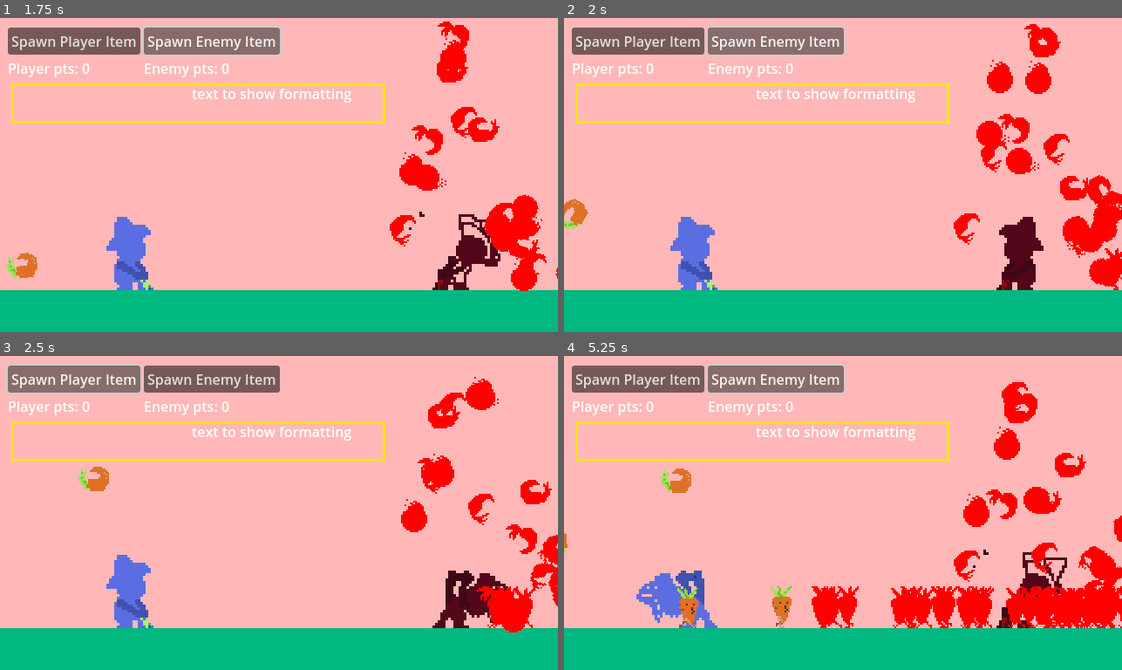
Above: before the commit, frames 1-4 (two rows, left to right).
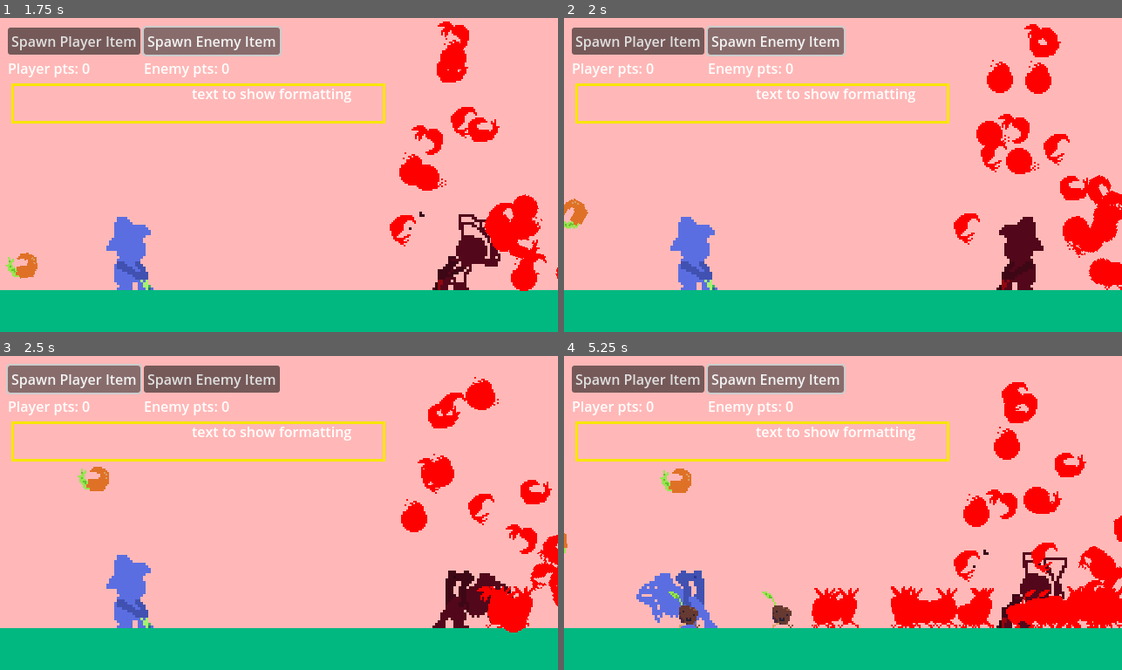
Above: after the commit, the same moments.

Repository: a3leong/farm-fiesta
Game: Godot game, scene res://main.tscn
The game is run twice, just before and just after one commit, with the same random seed, the same clock (stepped at 60 frames per second) and the same inputs.
Inputs:
- Up to frame 1 (1.75 s): click "Spawn Player Item" at 0.5 s; click "Spawn Enemy Item" at 1.25 s
- Up to frame 2 (2 s): no input
- Up to frame 3 (2.5 s): click "Spawn Player Item" at 2 s
- Up to frame 4 (5.25 s): click "Spawn Enemy Item" at 2.75 s; click "Spawn Player Item" at 3.5 s; click "Spawn Enemy Item" at 4.25 s; hold X (paper) from 5.03 s (still down)

Frame 1 is identical in both runs. In frame 2, 0.1% of the frame differs, in the area x 96-100%, y 73-87%; in frame 3, 0.1%; in frame 4, 2.2%, in the area x 18-100%, y 73-87%.

Commit message:
feat: different walking sprites based on rps needs refactor

Diff:
--- a/classes/Unit/unit_state_walking.gd
+++ b/classes/Unit/unit_state_walking.gd
@@ -8,12 +8,14 @@
 
 signal unit_collision
 
+# TODO: Make the Area2D new scenes with interchangibility
+
 # System called on script init
 func _init():
 	set_as_inactive_state()
 
 # Dev called init function
-func init(init_owner, init_type):
+func init(init_owner: UnitOwnerEnum.VALUES, init_type: UnitTypeEnum.VALUES):
 	unit_owner = init_owner
 	unit_type = init_type
 	$Area2D.init(unit_owner, init_type)
@@ -24,7 +26,7 @@
 
 func start_walk():
 	isWalking = true
-	$Area2D/AnimatedSprite2D.play("default")
+	_play_animation()
 
 func stop_walk():
 	isWalking = false
@@ -38,3 +40,13 @@
 func _on_area_2d_area_entered(area):
 	if unit_owner != area.unit_owner:
 		unit_collision.emit($Area2D, area)
+
+## Picks correct animation based on unit type
+func _play_animation():
+	match unit_type:
+		UnitTypeEnum.VALUES.ROCK:
+			$Area2D/AnimatedSprite2D.play("rock")
+		UnitTypeEnum.VALUES.PAPER:
+			$Area2D/AnimatedSprite2D.play("paper")
+		UnitTypeEnum.VALUES.SCISSORS:
+			$Area2D/AnimatedSprite2D.play("scissors")
--- a/classes/Unit/unit_state_walking.tscn
+++ b/classes/Unit/unit_state_walking.tscn
@@ -1,8 +1,42 @@
-[gd_scene load_steps=10 format=3 uid="uid://dhxr22ekp6ckp"]
+[gd_scene load_steps=20 format=3 uid="uid://dhxr22ekp6ckp"]
 
 [ext_resource type="Script" path="res://classes/Unit/unit_state_walking.gd" id="1_28cq0"]
 [ext_resource type="Script" path="res://classes/Unit/unit_state_walking_area2d.gd" id="2_q1oxw"]
 [ext_resource type="Texture2D" uid="uid://conmcqk5yptos" path="res://assets/sprite_sheets/farmer/scissors/walking.png" id="3_cwwsl"]
+[ext_resource type="Texture2D" uid="uid://ckws1vbadvs4c" path="res://assets/sprite_sheets/farmer/paper/walking.png" id="3_qmfxe"]
+[ext_resource type="Texture2D" uid="uid://c3wpppvogaxwf" path="res://assets/sprite_sheets/farmer/rock/walking.png" id="4_xltpt"]
+
+[sub_resource type="AtlasTexture" id="AtlasTexture_8ja7n"]
+atlas = ExtResource("3_qmfxe")
+region = Rect2(0, 0, 24, 24)
+
+[sub_resource type="AtlasTexture" id="AtlasTexture_ydr5s"]
+atlas = ExtResource("3_qmfxe")
+region = Rect2(24, 0, 24, 24)
+
+[sub_resource type="AtlasTexture" id="AtlasTexture_4fjap"]
+atlas = ExtResource("3_qmfxe")
+region = Rect2(48, 0, 24, 24)
+
+[sub_resource type="AtlasTexture" id="AtlasTexture_w2td3"]
+atlas = ExtResource("3_qmfxe")
+region = Rect2(72, 0, 24, 24)
+
+[sub_resource type="AtlasTexture" id="AtlasTexture_j8sn4"]
+atlas = ExtResource("4_xltpt")
+region = Rect2(0, 0, 24, 24)
+
+[sub_resource type="AtlasTexture" id="AtlasTexture_jsysm"]
+atlas = ExtResource("4_xltpt")
+region = Rect2(24, 0, 24, 24)
+
+[sub_resource type="AtlasTexture" id="AtlasTexture_5chmw"]
+atlas = ExtResource("4_xltpt")
+region = Rect2(48, 0, 24, 24)
+
+[sub_resource type="AtlasTexture" id="AtlasTexture_7070o"]
+atlas = ExtResource("4_xltpt")
+region = Rect2(72, 0, 24, 24)
 
 [sub_resource type="AtlasTexture" id="AtlasTexture_mk376"]
 atlas = ExtResource("3_cwwsl")
@@ -24,6 +58,40 @@
 animations = [{
 "frames": [{
 "duration": 1.0,
+"texture": SubResource("AtlasTexture_8ja7n")
+}, {
+"duration": 1.0,
+"texture": SubResource("AtlasTexture_ydr5s")
+}, {
+"duration": 1.0,
+"texture": SubResource("AtlasTexture_4fjap")
+}, {
+"duration": 1.0,
+"texture": SubResource("AtlasTexture_w2td3")
+}],
+"loop": true,
+"name": &"paper",
+"speed": 6.0
+}, {
+"frames": [{
+"duration": 1.0,
+"texture": SubResource("AtlasTexture_j8sn4")
+}, {
+"duration": 1.0,
+"texture": SubResource("AtlasTexture_jsysm")
+}, {
+"duration": 1.0,
+"texture": SubResource("AtlasTexture_5chmw")
+}, {
+"duration": 1.0,
+"texture": SubResource("AtlasTexture_7070o")
+}],
+"loop": true,
+"name": &"rock",
+"speed": 18.0
+}, {
+"frames": [{
+"duration": 1.0,
 "texture": SubResource("AtlasTexture_mk376")
 }, {
 "duration": 1.0,
@@ -36,7 +104,7 @@
 "texture": SubResource("AtlasTexture_nwutf")
 }],
 "loop": true,
-"name": &"default",
+"name": &"scissors",
 "speed": 12.0
 }]
 
@@ -53,8 +121,8 @@
 
 [node name="AnimatedSprite2D" type="AnimatedSprite2D" parent="Area2D"]
 sprite_frames = SubResource("SpriteFrames_opyln")
-frame = 2
-frame_progress = 0.776334
+animation = &"paper"
+frame_progress = 0.942977
 
 [node name="CollisionShape2D" type="CollisionShape2D" parent="Area2D"]
 visible = false
Binary file added: assets/sprite_sheets/farmer/rock/pluck.png
Not shown, added: assets/sprite_sheets/farmer/rock/pluck.png.import
